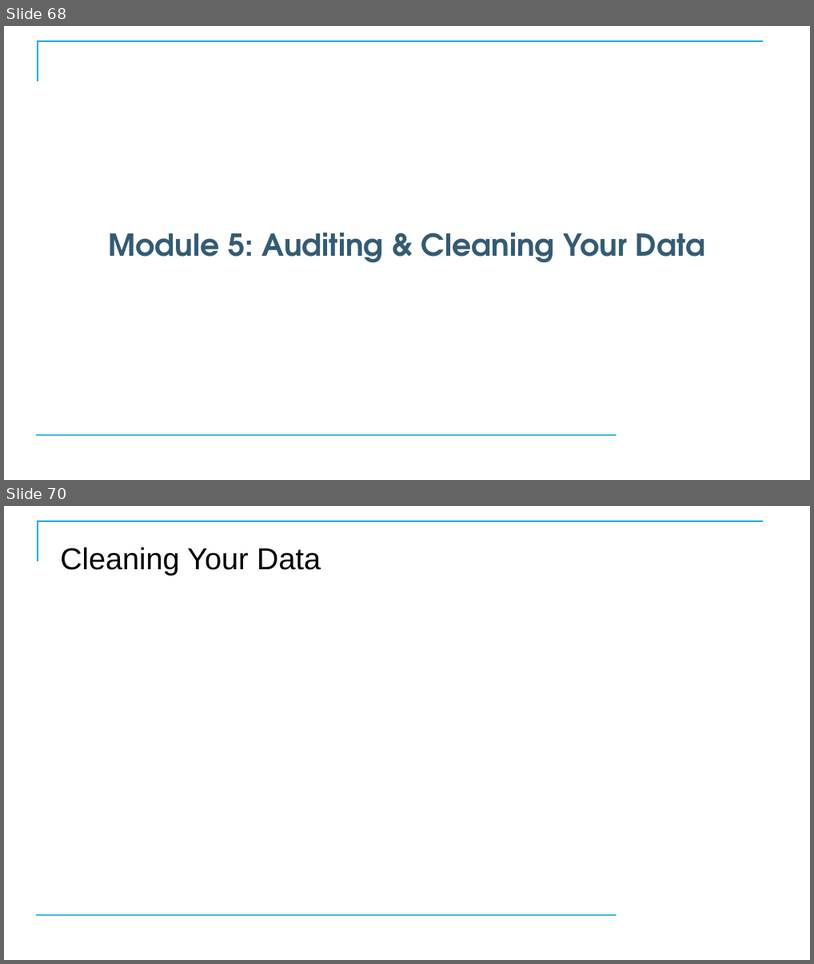
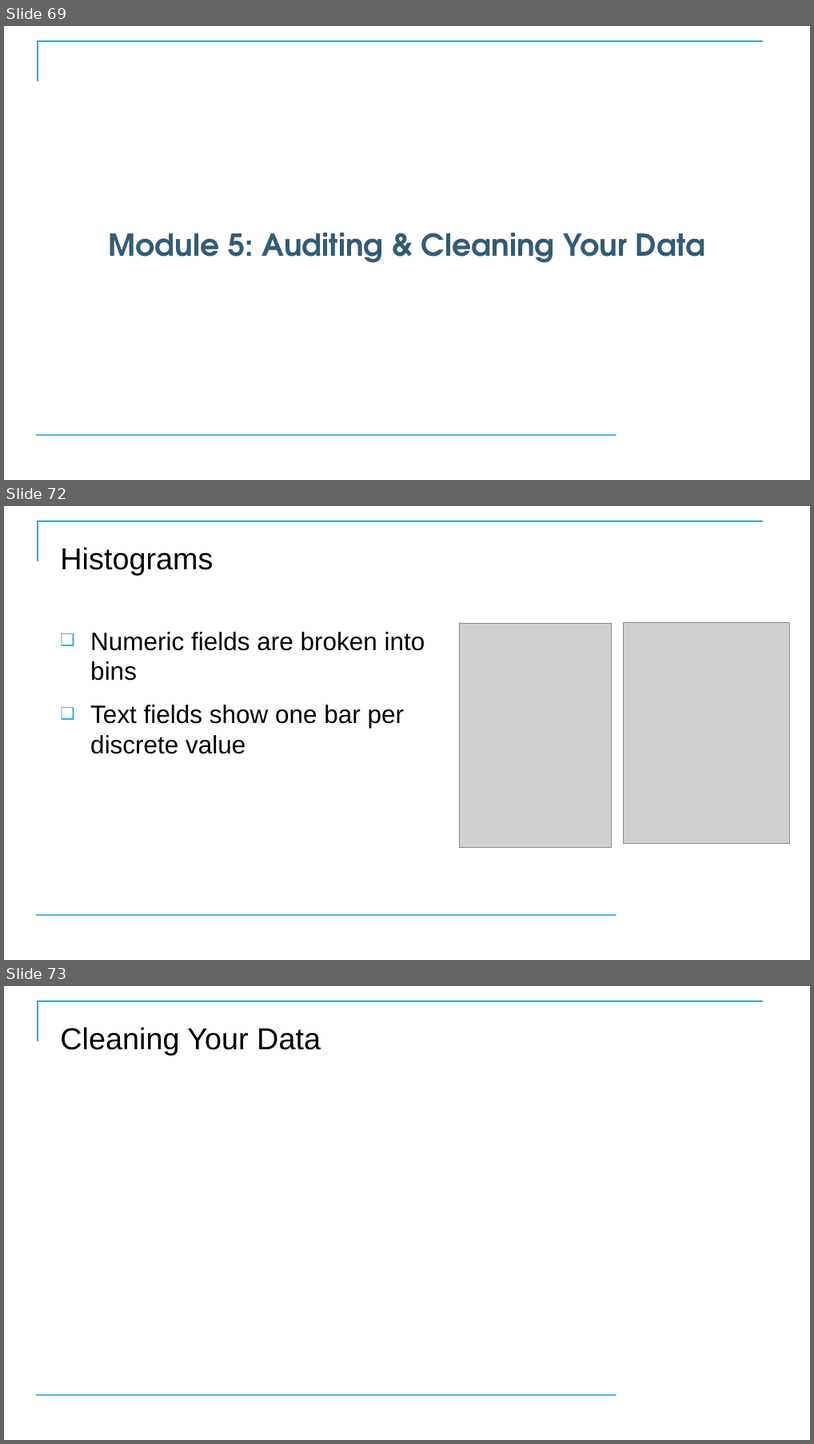
Before and after one commit to CostelloTechnicalConsulting/XTBP10---Tableau-Prep-Introduction, a slide deck: ppt/TableauPrepBuilderIntroV1_1.pptx. Shown one above the other, each under a label of ours: slides 68 and 70 before the commit, slides 69, 72 and 73 after it; the slides between them are not shown. The pictures are 814x964 and 814x1444 pixels, drawn with LibreOffice and Linux fonts; fonts in the diff are those of the drawing; grey boxes stand for pictures; background and template pictures are left out. Boxes give left, top, right and bottom in pixels: in the first picture for what was removed or moved away, otherwise in the second. Text is boxed around its words. In the diff, an @@ line names an element or a change of style, - is before the commit and + after.

```diff
--- a/ppt/TableauPrepBuilderIntroV1_1.pptx
+++ b/ppt/TableauPrepBuilderIntroV1_1.pptx
@@ slide 72 added at [4,506,810,960], background #FFFFFF; not listed: 2 template elements that a slide beside it also shows @@
@@ title added at [60,547,213,575], 36 pt, text #000000 @@
+Histograms
@@ picture added at [460,624,612,847] @@
@@ picture added at [624,622,790,844] @@
@@ text added at [90,632,426,754], 30 pt, text #000000 @@
+❑ Numeric fields are broken into bins
+❑ Text fields show one bar per discrete value
@@ what was slide 68 is now slide 69 @@
@@ what was slide 70 is now slide 73 @@
```
Also in this commit, not shown: 3 slides changed, 2 other slides added, 3 other files.
